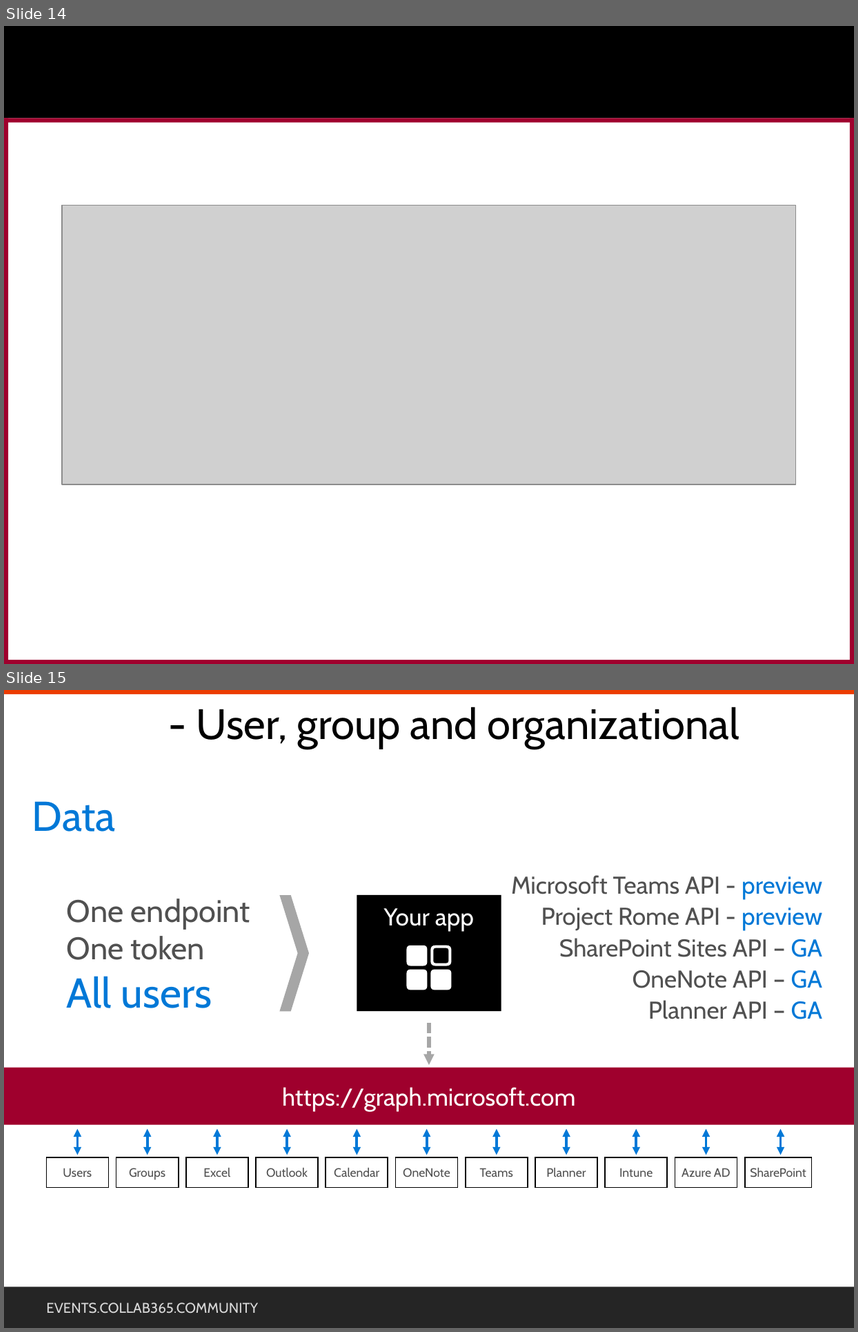
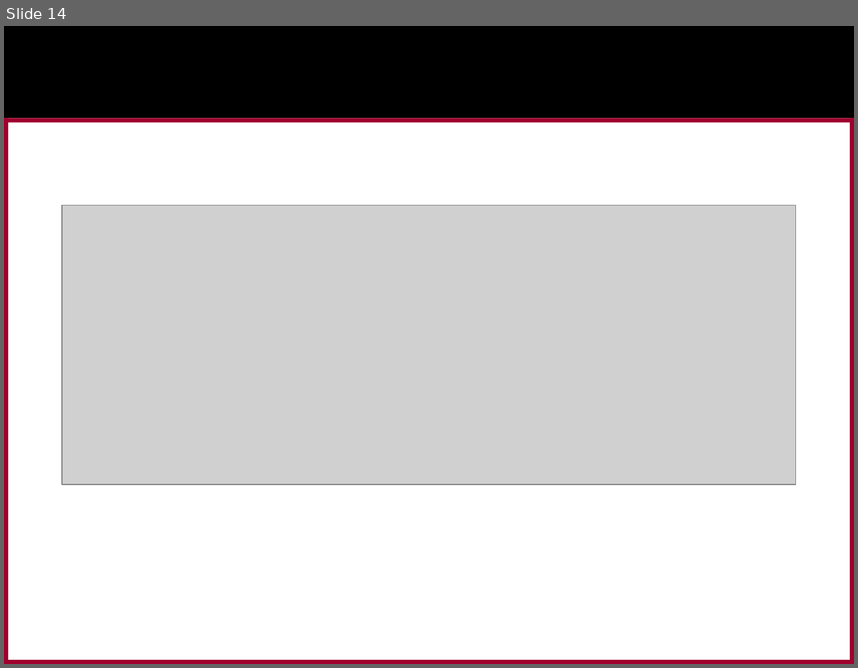
Before and after one commit to CriticalPathTraining/MSD365_Courseware, a slide deck: 08 MicrosoftGraph.pptx. Shown one above the other, each under a label of ours: slides 14 and 15 before the commit, slide 14 after it. The pictures are 858x1332 and 858x668 pixels, drawn with LibreOffice and Linux fonts; fonts in the diff are those of the drawing; grey boxes stand for pictures; background and template pictures are left out. Boxes give left, top, right and bottom in pixels: in the first picture for what was removed or moved away, otherwise in the second. Text is boxed around its words. In the diff, an @@ line names an element or a change of style, - is before the commit and + after.

```diff
--- a/08 MicrosoftGraph.pptx
+++ b/08 MicrosoftGraph.pptx
@@ slide 15 removed at (4, 690, 854, 1328), background #FFFFFF @@
@@ rectangle removed at (4, 690, 854, 694) @@
@@ title removed at (197, 707, 740, 749) @@
-- User, group and organizational
@@ text removed at (32, 801, 116, 831) @@
-Data
@@ text removed at (511, 875, 822, 1019) @@
-Microsoft Teams API - preview
-Project Rome API - preview
-SharePoint Sites API – GA
-OneNote API – GA
-Planner API – GA
@@ chevron removed at (279, 895, 309, 1012) @@
@@ rectangle removed at (357, 895, 501, 1012) @@
-Your app
@@ text removed at (67, 898, 250, 1008) @@
-One endpoint
-One token
-All users
@@ freeform shape removed at (407, 945, 452, 990) @@
@@ arrow removed from (429, 1023) to (429, 1065) @@
@@ rectangle removed at (4, 1067, 854, 1125) @@
@@ text removed at (282, 1087, 575, 1111) @@
-https://graph.microsoft.com
@@ group removed at (47, 1129, 813, 1187): 11 double arrows, 11 rectangles @@
-Users
-Groups
-Outlook
-Calendar
-SharePoint
-Excel
-Intune
-Teams
-Azure AD
-OneNote
-Planner
@@ rectangle removed at (4, 1287, 854, 1328) @@
@@ text removed at (46, 1302, 258, 1313) @@
-EVENTS.COLLAB365.COMMUNITY
```
Also in this commit, not shown: 2 slides changed, 5 other slides removed, 10 other files.
